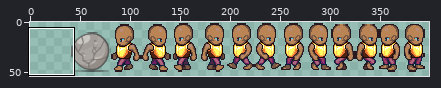
Edited in one commit: sprite sheet (HolaTiled/core/assets/atlas.png). Above, an overview of the earlier version with the close-up marked.
Close-up. Before the commit:
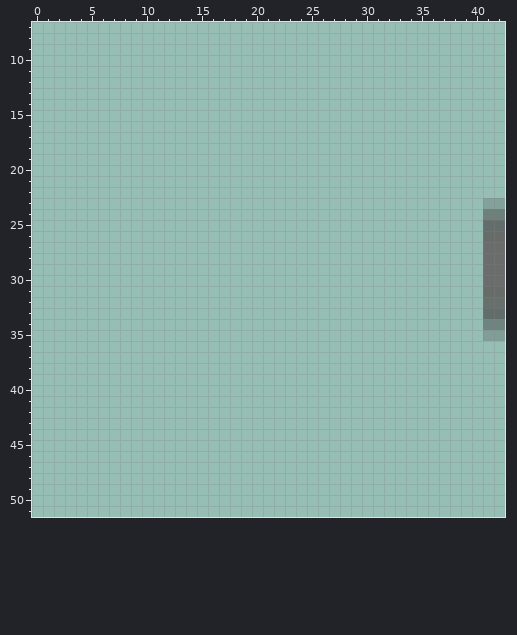
The file is 512x64 pixels. Pixels under 10% opacity are left out. Colours within 5 levels of each other are drawn and written as one. Shown: x 0..42, y 7..51. The old version is drawn lined up with the new one. The wide view leaves out empty margins.
Now the later version:
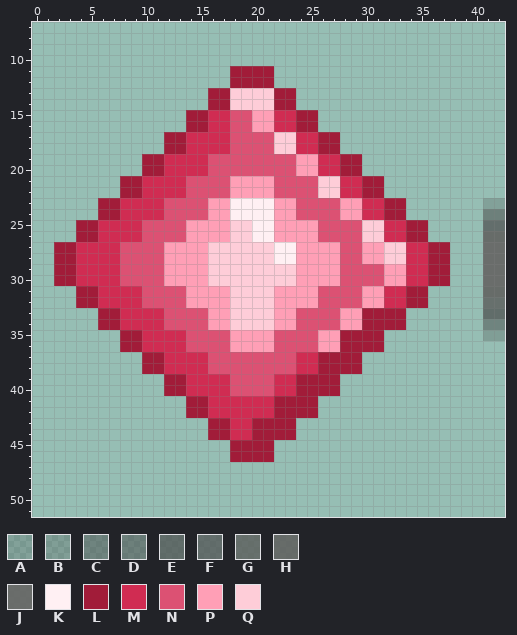
Palette (. is transparent): A #38383837  B #3a3a3a3e  C #4545457a  D #45454582  E #4c4c4cb5  F #525353be  G #5c5e5ccf  H #5f5e5ddb  J #666564e8  K #fff0f3  L #a11c39  M #d02c52  N #dc5173  P #ff9fb6  Q #fecdd8
The exact change:
whole drawing moved by +41,+0 (the old picture is shown already moved)
Changed rows in their new state; - is an unchanged pixel.
first column x 2:
11 ----------------LLLL----------------
12 ----------------LLLL----------------
13 --------------LLQQQQLL--------------
14 --------------LLQQQQLL--------------
15 ------------LLMMNNPPMMLL------------
16 ------------LLMMNNPPMMLL------------
17 ----------LLMMMMNNNNQQMMLL----------
18 ----------LLMMMMNNNNQQMMLL----------
19 --------LLMMMMNNNNNNNNPPMMLL--------
20 --------LLMMMMNNNNNNNNPPMMLL--------
21 ------LLMMMMNNNNPPPPNNNNQQMMLL------
22 ------LLMMMMNNNNPPPPNNNNQQMMLL------
23 ----LLMMMMNNNNPPKKKKPPNNNNPPMMLL----
24 ----LLMMMMNNNNPPKKKKPPNNNNPPMMLL----
25 --LLMMMMNNNNPPPPQQKKPPPPNNNNQQMMLL--
26 --LLMMMMNNNNPPPPQQKKPPPPNNNNQQMMLL--
27 LLMMMMNNNNPPPPQQQQQQKKPPPPNNPPQQMMLL
28 LLMMMMNNNNPPPPQQQQQQKKPPPPNNPPQQMMLL
29 LLMMMMNNNNPPPPQQQQQQQQPPPPNNNNPPMMLL
30 LLMMMMNNNNPPPPQQQQQQQQPPPPNNNNPPMMLL
31 --LLMMMMNNNNPPPPQQQQPPPPNNNNPPMMLL--
32 --LLMMMMNNNNPPPPQQQQPPPPNNNNPPMMLL--
33 ----LLMMMMNNNNPPQQQQPPNNNNPPLLLL----
34 ----LLMMMMNNNNPPQQQQPPNNNNPPLLLL----
35 ------LLMMMMNNNNPPPPNNNNPPLLLL------
36 ------LLMMMMNNNNPPPPNNNNPPLLLL------
37 --------LLMMMMNNNNNNNNMMLLLL--------
38 --------LLMMMMNNNNNNNNMMLLLL--------
39 ----------LLMMMMNNNNMMLLLL----------
40 ----------LLMMMMNNNNMMLLLL----------
41 ------------LLMMMMMMLLLL------------
42 ------------LLMMMMMMLLLL------------
43 --------------LLMMLLLL--------------
44 --------------LLMMLLLL--------------
45 ----------------LLLL----------------
46 ----------------LLLL----------------
Boxes around the changes in both close-ups, in picture pixels (x1, y1, x2, y2):
added: (54, 66, 450, 462)
